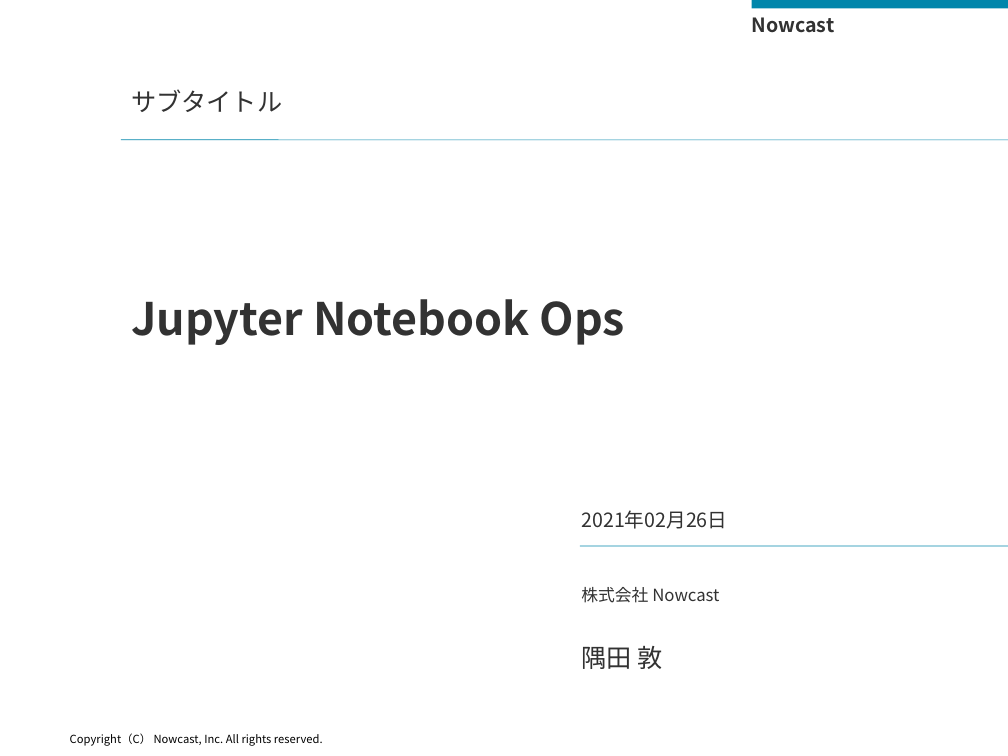
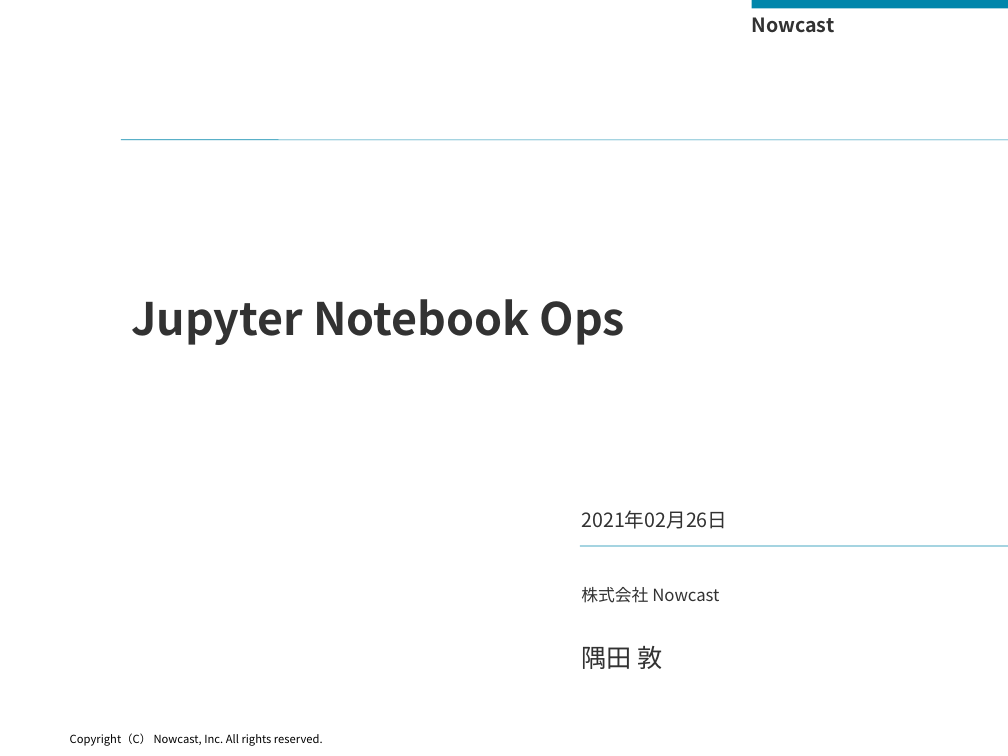
Before and after one commit to yummydum/automate_reports, a slide deck: slide 1 of LT.pptx. Drawn at 1008x756 pixels with LibreOffice and Linux fonts; fonts in the diff are those of the drawing; background and template pictures are left out. Boxes give left, top, right and bottom in pixels: in the first picture for what was removed or moved away, otherwise in the second. Text is boxed around its words. In the diff, an @@ line names an element or a change of style, - is before the commit and + after.

```diff
--- a/LT.pptx
+++ b/LT.pptx
@@ text removed at box(131, 89, 282, 112) @@
-サブタイトル
```
Also in this commit, not shown: 1 other file.
